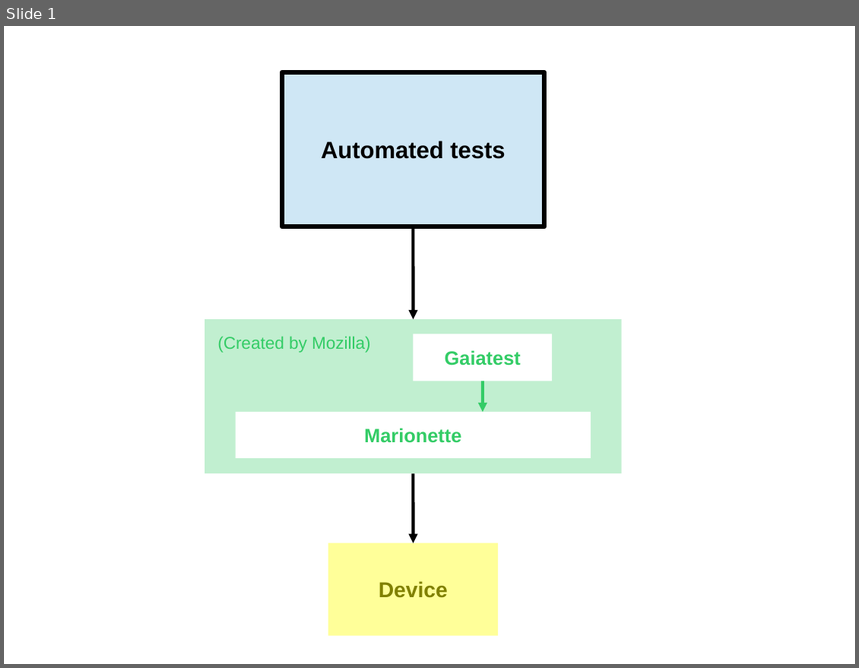
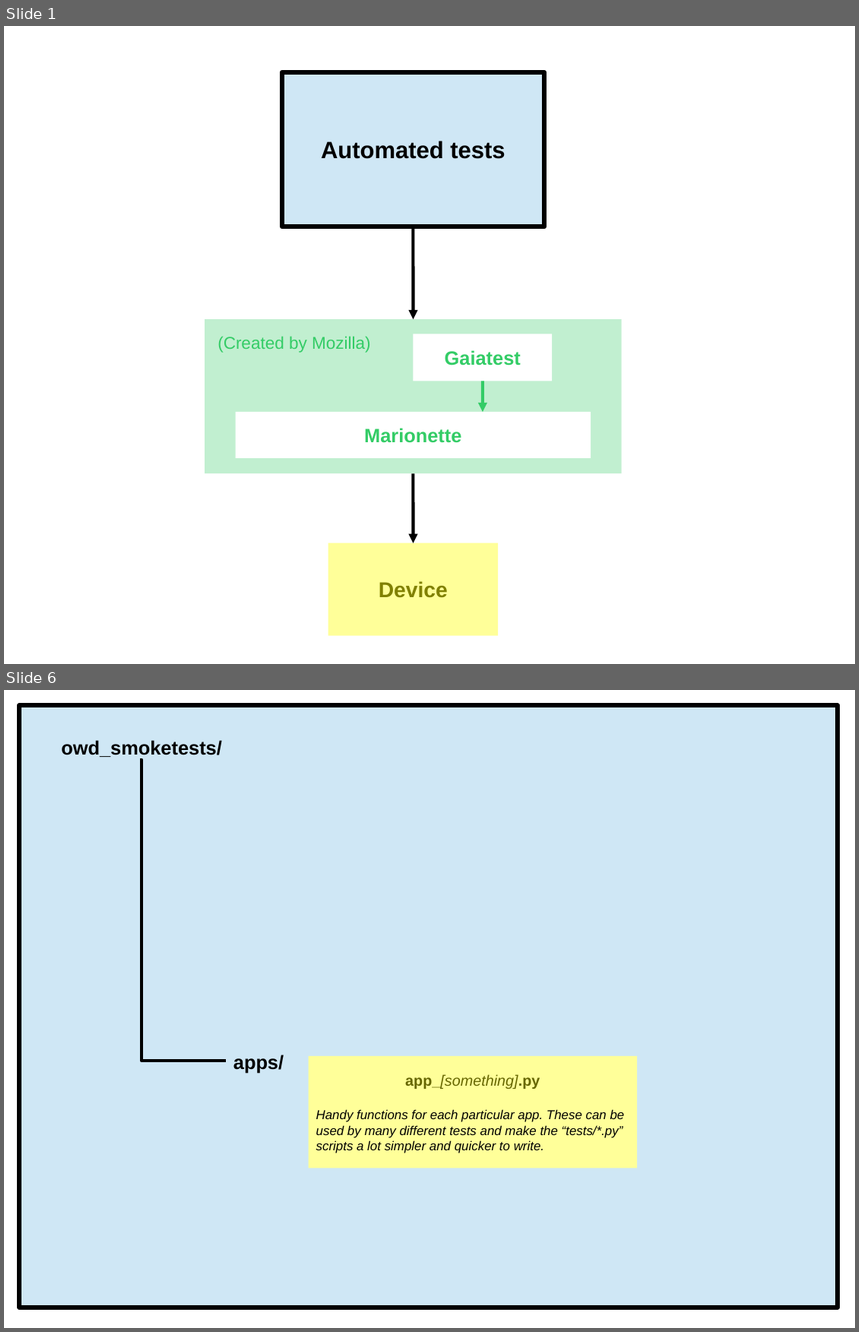
Before and after one commit to roydude2/owd_smoketests, a slide deck: docs/Overview.odp. Shown one above the other, each under a label of ours: slide 1 before the commit, slides 1 and 6 after it; the slides between them are not shown. The pictures are 859x668 and 859x1332 pixels, drawn with LibreOffice and Linux fonts; fonts in the diff are those of the drawing. Boxes give left, top, right and bottom in pixels: in the first picture for what was removed or moved away, otherwise in the second. Text is boxed around its words. In the diff, an @@ line names an element or a change of style, - is before the commit and + after.

```diff
--- a/docs/Overview.odp
+++ b/docs/Overview.odp
@@ slide 6 added at [4, 690, 855, 1328], background #FFFFFF @@
@@ rectangle added at [19, 705, 838, 1308], fill #CFE7F5, outline #000000 4.31 pt @@
@@ text added at [61, 740, 222, 759], 18 pt, text #000000, bold @@
+owd_smoketests/
@@ elbow line added from (140, 759) to (226, 1061), #000000 2.89 pt @@
@@ text added at [234, 1055, 284, 1073], 18 pt, text #000000, bold @@
+apps/
@@ rectangle added at [308, 1056, 637, 1168], fill #FFFF99, 12 pt, text #000000, italic @@
+app_[something].py
+Handy functions for each particular app. These can be used by many different tests and make the “tests/*.py” scripts a lot simpler and quicker to write.
```
Also in this commit, not shown: 1 slide changed, 4 other slides added, 1 slide removed, 2 other files.
